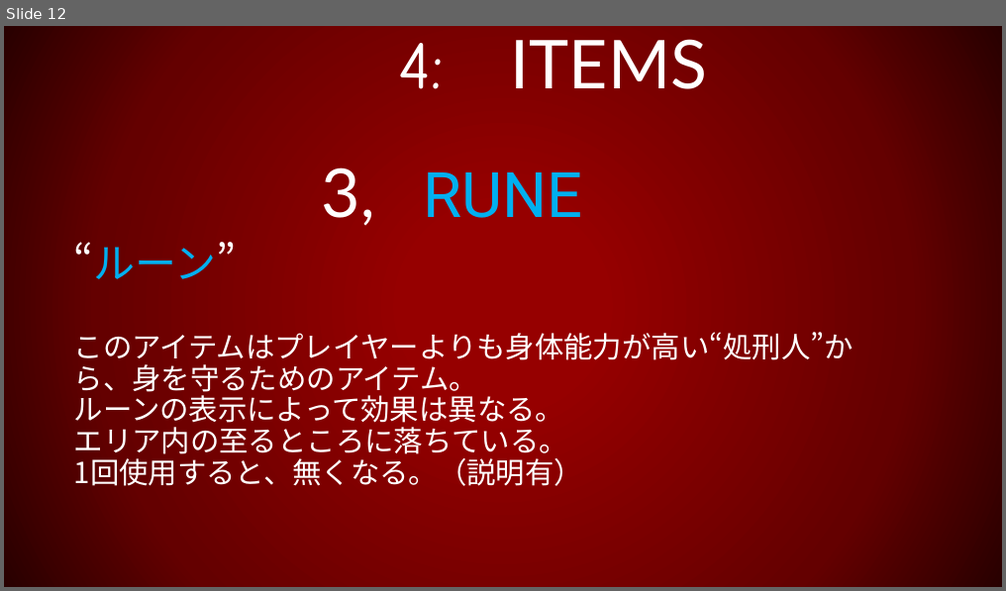
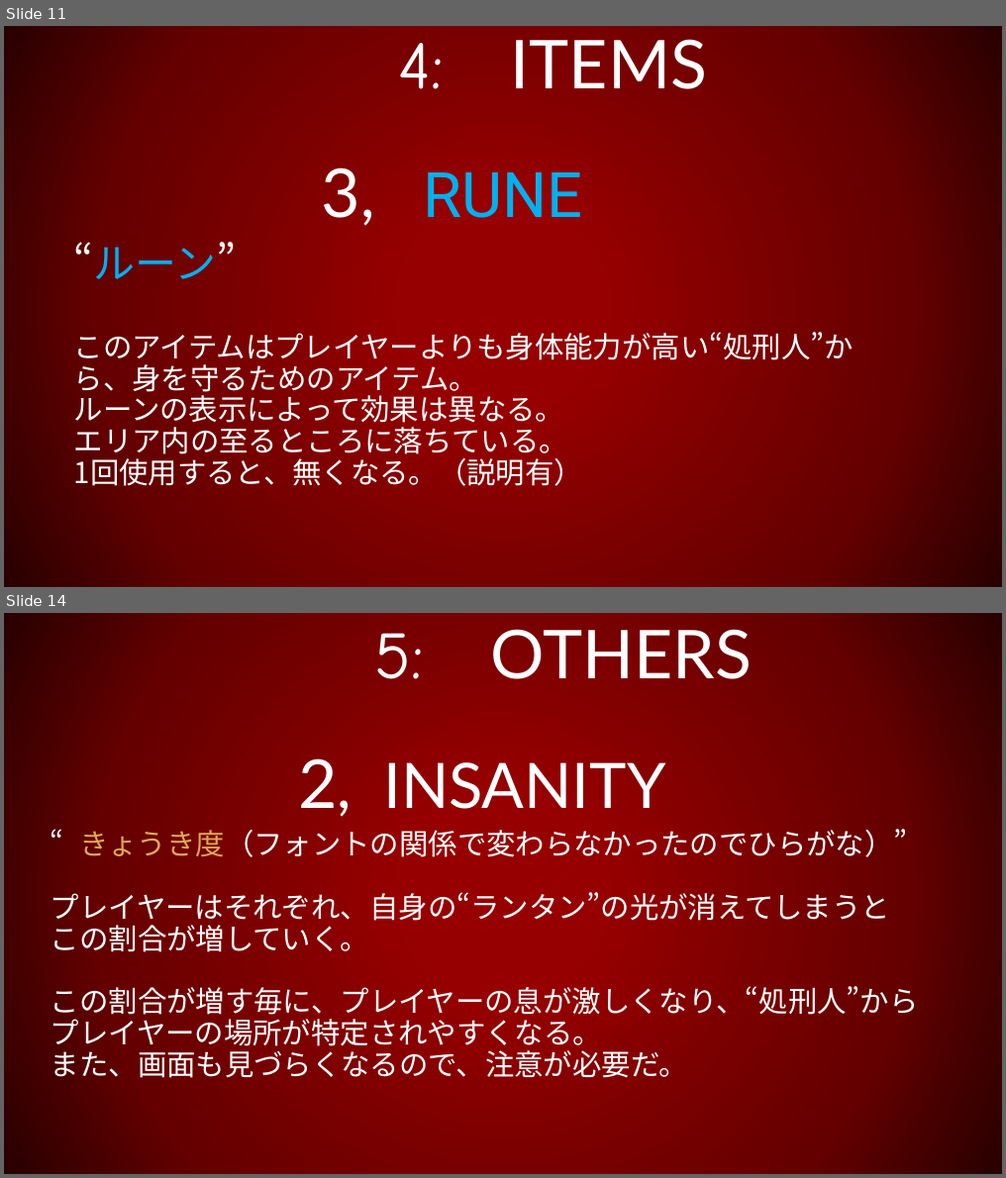
Before and after one commit to 1816025/UE4-Project, a slide deck: TEAM2020.pptx. Shown one above the other, each under a label of ours: slide 12 before the commit, slides 11 and 14 after it; the slides between them are not shown. The pictures are 1006x591 and 1006x1178 pixels, drawn with LibreOffice and Linux fonts; fonts in the diff are those of the drawing. Boxes give left, top, right and bottom in pixels: in the first picture for what was removed or moved away, otherwise in the second. Text is boxed around its words. In the diff, an @@ line names an element or a change of style, - is before the commit and + after.

```diff
--- a/TEAM2020.pptx
+++ b/TEAM2020.pptx
@@ slide 14 added at bbox=[4, 613, 1002, 1174], background gradient #960000 to #650000 to #290000 @@
@@ title added at bbox=[298, 629, 751, 809], 64.8 pt, text #FFFFFF @@
+5: OTHERS
+2, INSANITY
@@ text added at bbox=[51, 826, 919, 1083], 28 pt, text #FFFFFF @@
+“きょうき度（フォントの関係で変わらなかったのでひらがな）”
+プレイヤーはそれぞれ、自身の“ランタン”の光が消えてしまうと
+この割合が増していく。
+この割合が増す毎に、プレイヤーの息が激しくなり、“処刑人”から
+プレイヤーの場所が特定されやすくなる。
+また、画面も見づらくなるので、注意が必要だ。
@@ what was slide 12 is now slide 11 @@
```
Also in this commit, not shown: 9 slides changed, 3 other slides added, 6 slides removed.
